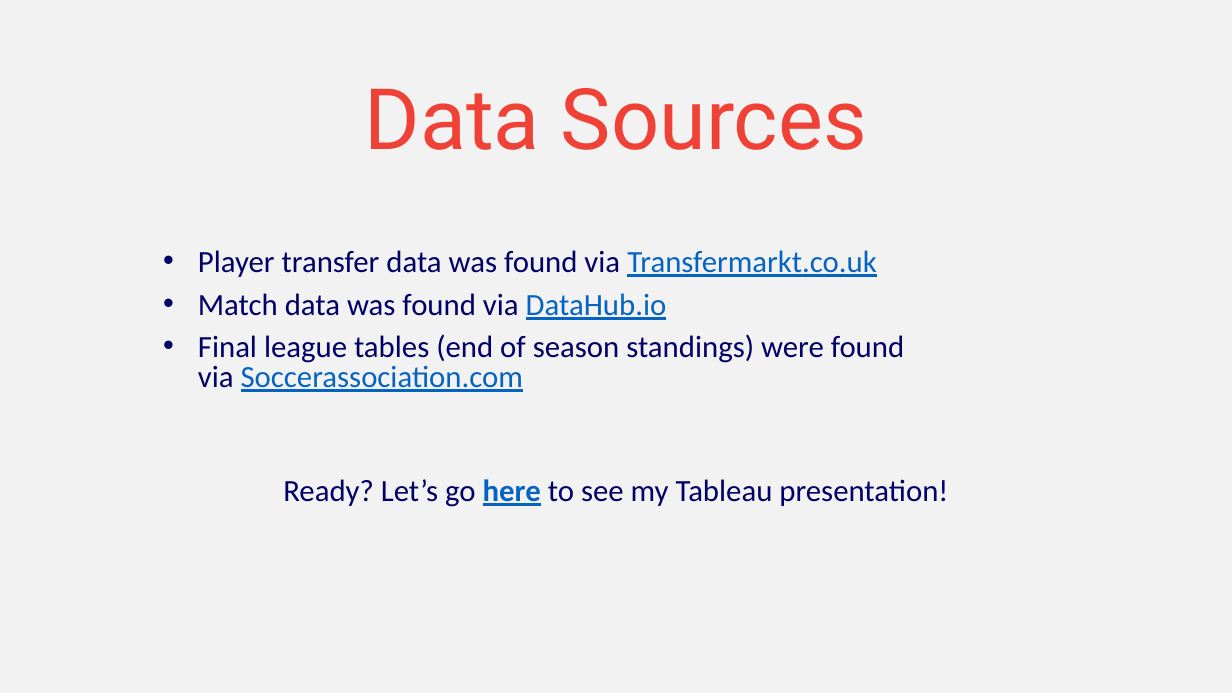
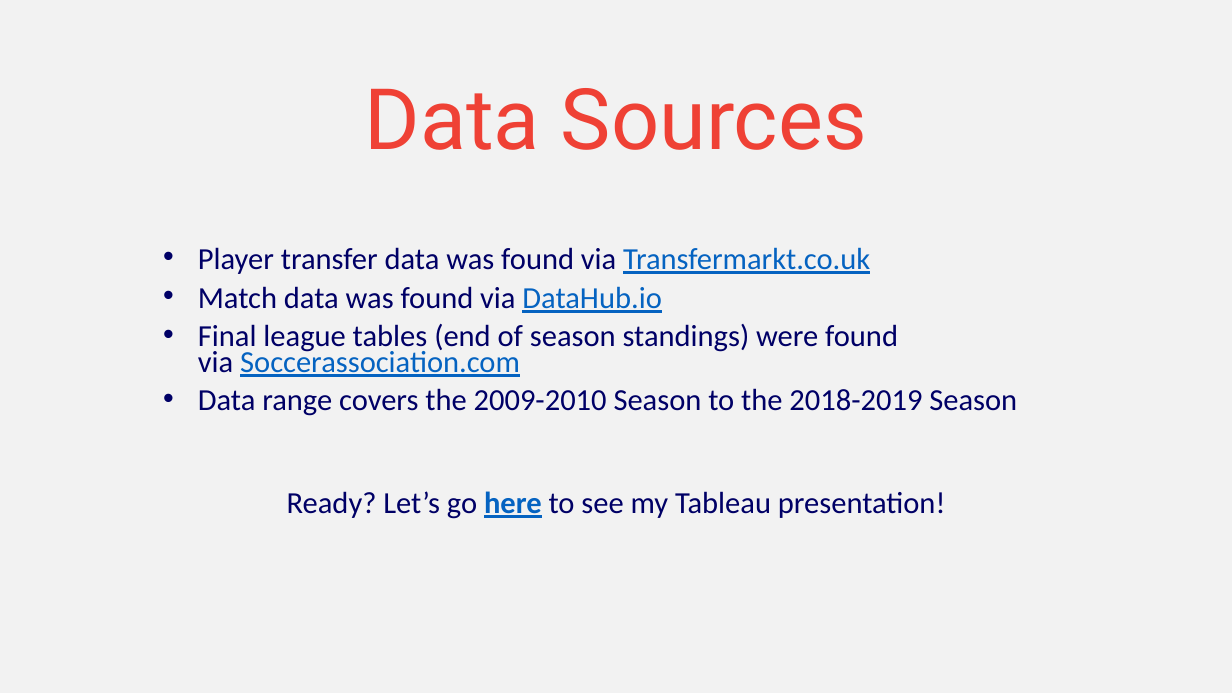
Before and after one commit to samlawson1/european-soccer-transfer-market, a slide deck: slide 5 of Transfer-Market-PowerPoint.pptx. Drawn at 1232x693 pixels with LibreOffice and Linux fonts; fonts in the diff are those of the drawing. Boxes give left, top, right and bottom in pixels: in the first picture for what was removed or moved away, otherwise in the second. Text is boxed around its words. In the diff, an @@ line names an element or a change of style, - is before the commit and + after.

Commit message:
Overview of the project in PowerPoint.

```diff
--- a/Transfer-Market-PowerPoint.pptx
+++ b/Transfer-Market-PowerPoint.pptx
@@ subtitle at (x1=198, y1=247, x2=946, y2=519): size 24.1 to 23.8 pt in "Player transfer data was found via Transfermarkt.co.uk", "Match data was found via DataHub.io", "Final league tables (end of season standings) ...", "Ready? Let’s go here to see my ..."; line spacing 0.8 to 0.7 @@
@@ subtitle at (x1=198, y1=388, x2=1017, y2=416): paragraph added @@
+• Data range covers the 2009-2010 Season to the 2018-2019 Season
```
